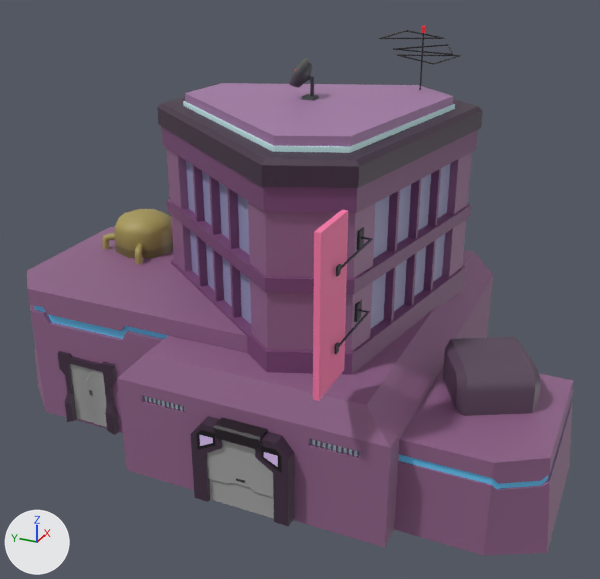
Two versions of the FBX model Assets/Models/Crossing/Crossing_Buildings/Individual_Buildings/SouthWest_House_02.fbx, one commit apart.
Both versions are drawn from a 50 mm camera at (-1.421, -0.74, 0.434) aimed at (-0.809, -0.465, 0.129). Arrows for +X, +Y and +Z are at lower left; the lights stay in place. Where no turn or scale is listed for an object, it has been applied to the vertices. Vertices at the same position are counted once.

The first picture shows 'SouthWest_House_02'.
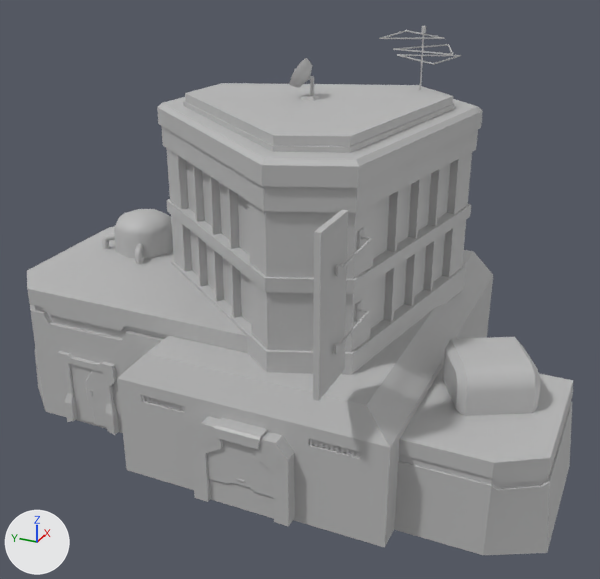
Where the change shows, as pixel boxes (x1, y1, x2, y2) in the pictures (600 x 579 px):
part 1 of me_mesh, recoloured (purple to grey): (27, 30, 573, 555) in both
part 2 of me_mesh, recoloured (pink to grey): (34, 26, 549, 489) in both

The change in detail:
Material 'Environment_02' (mat_environment_02) is new.
Its base color is (0.5, 0.5, 0.5) (grey #bcbcbc).
me_mesh has 967 vertices, 839 faces and spans x -0.183..0.183, y -0.253..0.253, z -0.174..0.174.
me_mesh is used by ob_southwest_house_02; location (-0.7928, -0.4559, 0.1699).
me_mesh part 1: all 782 faces that had it switch from mat_flatcolorbase3 (picture img_plaza_04_diffuse_jpg) to mat_environment_02 (grey #bcbcbc).
me_mesh part 2: all 57 faces that had it switch from mat_light_illuminate3 (picture img_lights_jpg) to mat_environment_02 (grey #bcbcbc).
